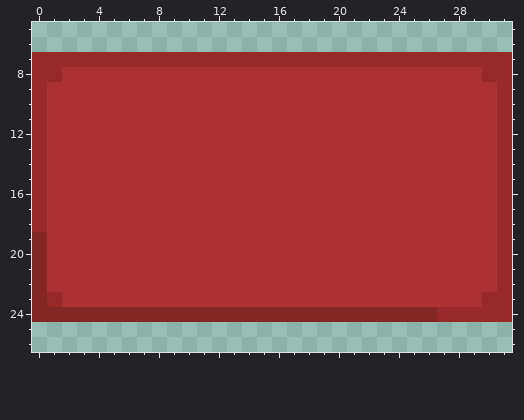
Edited in one commit: pixel-art file (GMTK 2026/Assets/Sprites/Resources/Icons and other sprites/Next Round.ase). The first picture shows the starting point.
32x32 pixels, 1 frame. Shown: x 0..31, y 5..26.
Now the later version:
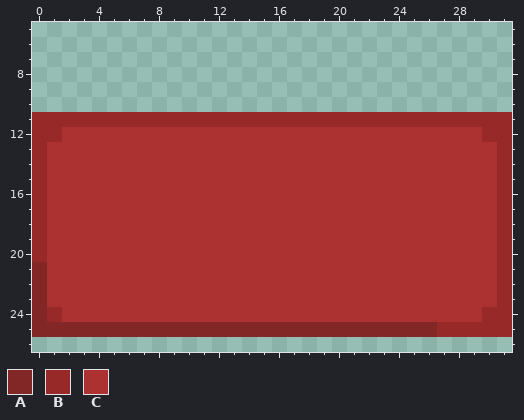
Palette (. is transparent): A #832626  B #972929  C #ac3232
Diff:
y 7: x 0..31 BBBBBBBBBBBBBBBBBBBBBBBBBBBBBBBB -> ................................
y 8: x 0..31 BBCCCCCCCCCCCCCCCCCCCCCCCCCCCCBB -> ................................
y 9..10: x 0..31 BCCCCCCCCCCCCCCCCCCCCCCCCCCCCCCB -> ................................
y 11: x 1..30 CCCCCCCCCCCCCCCCCCCCCCCCCCCCCC -> BBBBBBBBBBBBBBBBBBBBBBBBBBBBBB
y 12: x 1 C -> B; x 30 C -> B
y 19..20: x 0 A -> B
y 23: x 1 B -> C; x 30 B -> C
y 24: x 1..29 AAAAAAAAAAAAAAAAAAAAAAAAAABBB -> BCCCCCCCCCCCCCCCCCCCCCCCCCCCC
y 25: x 0..31 ................................ -> AAAAAAAAAAAAAAAAAAAAAAAAAAABBBBB
Pixel boxes of the changes (left, top, right, bottom) in both pictures:
changed: (32, 52, 512, 142)
changed: (32, 232, 512, 337)
